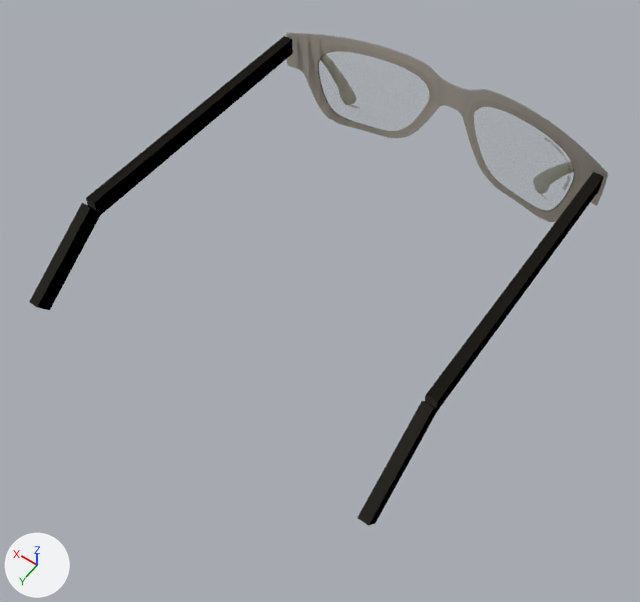
Renders of the glTF model public/ar/3d/002051A26902598.glb from each side of a commit.
Camera for both pictures: a 50 mm camera at (-0.12, 0.26, 0.239) aimed at (-0.003, 0.095, -0.021). Every picture has the same lights, and +X, +Y and +Z are marked at lower left. The older version comes first. Vertices at exactly the same position are counted once.

Names of what the first picture shows: 'anteojo'.
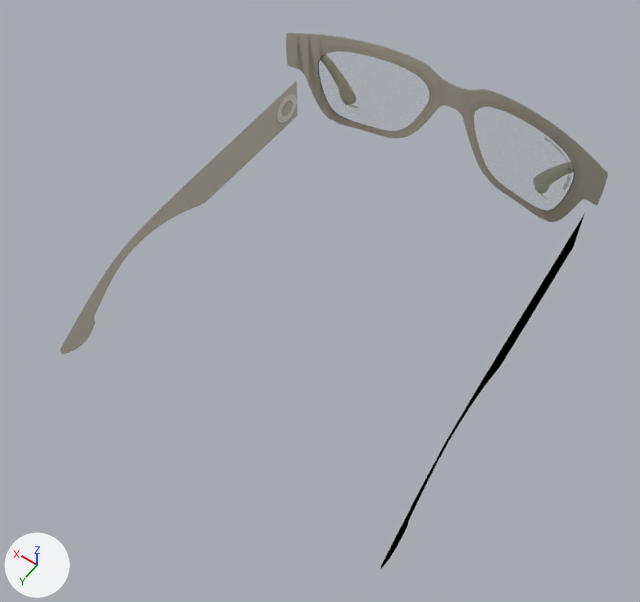
The change, as a list of edits to the scene's bpy script:
```text
Add img_image_1:
    img_image_1 = load_image('Image_1', '_unpacked/Image_1', 879, 269, 'sRGB')
Add mat_patilla_foto:
    mat_patilla_foto = bpy.data.materials.new('patilla-foto')
    # uses the picture img_image_1
Change me_mesh_0:
    used by ob_anteojo; location = (0.0, 0.0, 0.0)
    remove me_mesh_0.from_pydata(...)  # 98 vertices, 112 faces; spans x -0.071..0.071, y 0.0..0.165, z -0.023..0.023
    add me_mesh_0.from_pydata(...)  # 102 vertices, 96 faces; spans x -0.073..0.073, y 0.0..0.159, z -0.047..0.023
    me_mesh_0 part 1: a new loose piece of 18 vertices spanning x -0.073..-0.067, y 0.014..0.159, z -0.047..-0.003, in mat_patilla_foto
    me_mesh_0 part 2: a new loose piece of 18 vertices spanning x 0.067..0.073, y 0.014..0.159, z -0.047..-0.003, in mat_patilla_foto
    me_mesh_0 part 3: the loose piece of 8 vertices spanning x 0.066..0.07, y 0.129..0.165, z -0.008..0.02 is deleted
    me_mesh_0 part 4: the loose piece of 8 vertices spanning x -0.07..-0.066, y 0.018..0.131, z 0.014..0.021 is deleted
    me_mesh_0 part 5: the loose piece of 8 vertices spanning x 0.066..0.07, y 0.018..0.131, z 0.014..0.021 is deleted
    me_mesh_0 part 6: the loose piece of 8 vertices spanning x -0.07..-0.066, y 0.129..0.165, z -0.008..0.02 is deleted
    remove me_mesh_0.materials.append(mat_patillas)  # light grey #bfb8ac
    add me_mesh_0.materials.append(mat_patilla_foto)
```

Pixel boxes (x1, y1, x2, y2) of what changed, in the pictures (640 x 602 px):
'anteojo', reshaped (9% taller)
    before: (29, 33, 608, 525)
    after: (60, 33, 608, 569)
part 1 of me_mesh_0, added
    after: (381, 213, 585, 569)
part 2 of me_mesh_0, added
    after: (60, 81, 298, 355)
part 3 of me_mesh_0, deleted
    before: (29, 203, 101, 310)
part 4 of me_mesh_0, deleted
    before: (425, 172, 604, 414)
part 5 of me_mesh_0, deleted
    before: (86, 36, 293, 216)
part 6 of me_mesh_0, deleted
    before: (357, 401, 439, 525)
